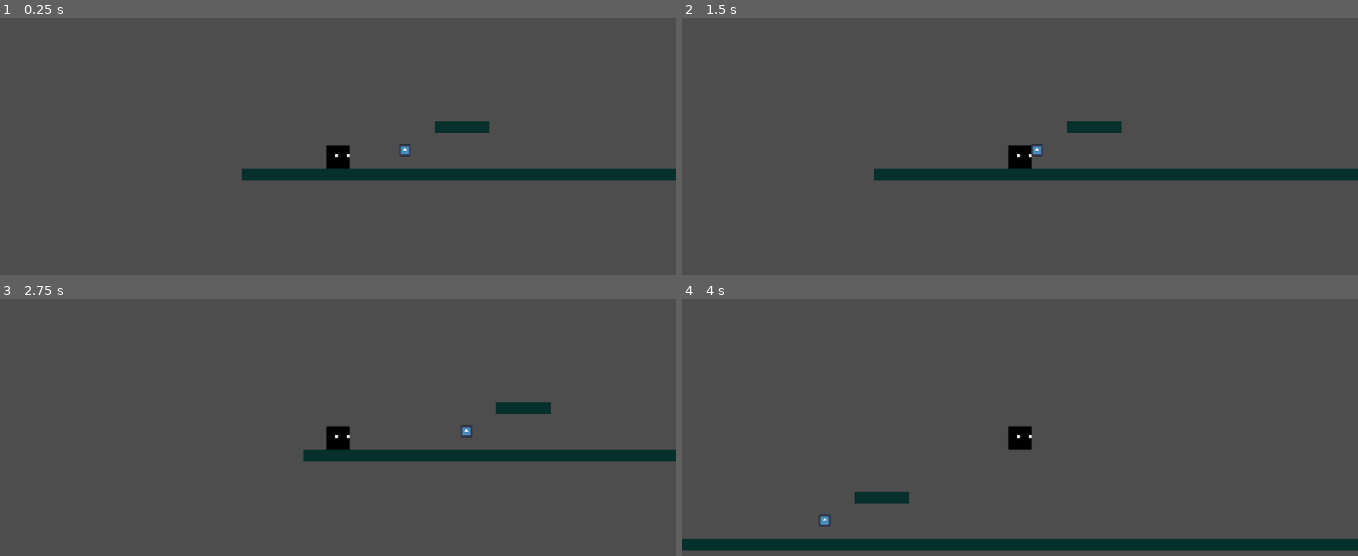
Above: before the commit, frames 1-4 (two rows, left to right).
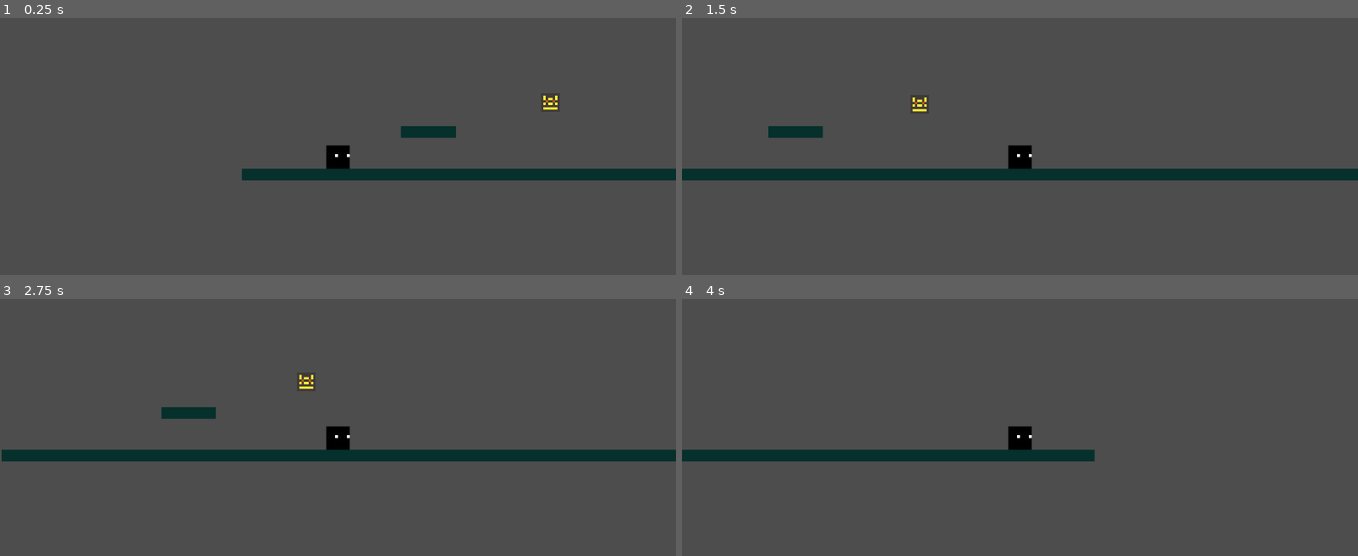
Above: after the commit, the same moments.

Repository: randemlyy/kinetic-shift
Game: Godot game, scene res://Scenes/TestLevel.tscn
Same seed, same stepped clock (60 frames per second), same inputs: the game is played once before the commit and once after it. The engine's default icon, where the game draws it, is replaced by a stand-in: a white triangle on a blue panel in a dark square.
Inputs (mouse positions are in pixels of both pictures, inside the frame that each line leads up to):
- Up to frame 1 (0.25 s): no input
- Up to frame 2 (1.5 s): tap Enter at 0.5 s; move the mouse to (1168, 138) at 0.52 s; hold D (move_right) from 0.53 s (still down); tap Shift (dash) at 0.6, 1.35 s; click (1168, 138) at 0.67 s; tap Space (jump) at 0.77 s; move the mouse to (884, 174) at 1.27 s
- Up to frame 3 (2.75 s): tap Space (jump) at 1.52 s; move the mouse to (405, 355) at 2.02 s; release D (move_right) at 2.03 s; hold A (move_left) from 2.03 s (still down); tap Alt at 2.1 s; tap Shift (dash) at 2.3 s
- Up to frame 4 (4 s): move the mouse to (986, 514) at 2.77 s; release A (move_left) at 2.78 s; hold D (move_right) from 2.78 s (still down); tap Shift (dash) at 2.85, 3.6 s; click (986, 514) at 2.92 s; tap Space (jump) at 3.02, 3.77 s; move the mouse to (1222, 494) at 3.52 s

The runs differ from the first frame. In frame 1, 0.7% of the frame differs, in the area x 59-83%, y 30-54%; in frame 2, 2.2%; in frame 3, 2.9%; in frame 4, 7.9%, in the area x 0-100%, y 58-99%.

Commit message:
Drone added

Diff:
--- /dev/null
+++ b/kinetic-shift/Scenes/Drone.tscn
@@ -0,0 +1,26 @@
+[gd_scene format=3 uid="uid://cn5dick7igwas"]
+
+[ext_resource type="Script" uid="uid://cvfu460ypm1hj" path="res://Scripts/Drone.gd" id="1_drone"]
+[ext_resource type="Texture2D" uid="uid://cl26o5hxeska7" path="res://Assets/Sprites/TestEnemy.png" id="2_p6pso"]
+
+[sub_resource type="RectangleShape2D" id="RectangleShape2D_lfikv"]
+size = Vector2(16, 16)
+
+[sub_resource type="CircleShape2D" id="CircleShape2D_p6pso"]
+
+[node name="Drone" type="CharacterBody2D" unique_id=1400896138]
+scale = Vector2(2, 2)
+script = ExtResource("1_drone")
+
+[node name="CollisionShape2D" type="CollisionShape2D" parent="." unique_id=1430083641]
+shape = SubResource("RectangleShape2D_lfikv")
+
+[node name="Sprite2D" type="Sprite2D" parent="." unique_id=957559350]
+position = Vector2(-2.3841858e-07, -2.3841858e-07)
+scale = Vector2(2, 2)
+texture = ExtResource("2_p6pso")
+
+[node name="DetectionArea" type="Area2D" parent="." unique_id=1963765591]
+
+[node name="CollisionShape2D" type="CollisionShape2D" parent="DetectionArea" unique_id=1560249750]
+shape = SubResource("CircleShape2D_p6pso")
--- a/kinetic-shift/Scenes/Player.tscn
+++ b/kinetic-shift/Scenes/Player.tscn
@@ -41,6 +41,8 @@
 
 [node name="LaunchComponent" type="Node" parent="." unique_id=1855989546]
 script = ExtResource("4_nn08x")
+launch_speed = 950.0
+launch_duration = 0.06
 
 [node name="InputComponent" type="Node" parent="." unique_id=999841695]
 script = ExtResource("6_nn08x")
--- a/kinetic-shift/Scenes/TestLevel.tscn
+++ b/kinetic-shift/Scenes/TestLevel.tscn
@@ -2,7 +2,7 @@
 
 [ext_resource type="PackedScene" uid="uid://bc0crnlampe6q" path="res://Scenes/Platform.tscn" id="1_5ms4e"]
 [ext_resource type="PackedScene" uid="uid://c4x33uyjhsfud" path="res://Scenes/Player.tscn" id="2_shgkq"]
-[ext_resource type="PackedScene" uid="uid://dagwlnp7vfxpo" path="res://Scenes/TestEnemy.tscn" id="3_shgkq"]
+[ext_resource type="PackedScene" uid="uid://cn5dick7igwas" path="res://Scenes/Drone.tscn" id="3_drone"]
 
 [node name="Node2D" type="Node2D" unique_id=1774890080]
 
@@ -14,8 +14,9 @@
 position = Vector2(48, 378)
 
 [node name="Platform2" parent="." unique_id=123808926 instance=ExtResource("1_5ms4e")]
-position = Vector2(259.185, 354)
+position = Vector2(202.00002, 362)
 scale = Vector2(4.665, 1)
 
-[node name="TestEnemy" parent="." unique_id=348861785 instance=ExtResource("3_shgkq")]
-position = Vector2(162, 393)
+[node name="Drone" parent="." unique_id=1400896138 instance=ExtResource("3_drone")]
+position = Vector2(409, 311)
+detection_range = 160.0
--- a/kinetic-shift/Scripts/DashComponent.gd
+++ b/kinetic-shift/Scripts/DashComponent.gd
@@ -1,19 +1,16 @@
+class_name DashComponent
 extends Node
-
-signal enemy_hit(launch_dir: Vector2)
 
 @export_group("Dash")
 @export var dash_distance = 50.0
 @export var dash_duration = 0.09
-@export var hitbox: Area2D
 
+var hitbox: Area2D
 var active = false
-var facing := 1.0
 var dash_ready = true
 var direction = Vector2.RIGHT
 var time_left = 0.0
 var distance_left = 0.0
-var hit_targets: Array[Node2D] = []
 
 func refresh() -> void:
 	dash_ready = true
@@ -21,8 +18,7 @@
 func can_start() -> bool:
 	return dash_ready
 
-func start(player_facing: float, input_dir: Vector2) -> void:
-	facing = player_facing
+func start(facing: float, input_dir: Vector2) -> void:
 	direction = input_dir.normalized()
 
 	if direction == Vector2.ZERO:
@@ -32,40 +28,39 @@
 	active = true
 	time_left = dash_duration
 	distance_left = dash_distance
-	hit_targets.clear()
+	if hitbox != null:
+		hitbox.set_deferred("monitoring", true)
 
 func velocity_for_frame(delta: float) -> Vector2:
-	var step_time = minf(delta, time_left)
-	if step_time <= 0.0:
+	var frame_time = minf(delta, time_left)
+	if frame_time <= 0.0:
 		return Vector2.ZERO
 
-	return direction * (distance_left/step_time)
+	return direction * (distance_left/frame_time)
+
 
 func advance(delta: float) -> void:
-	var step_time := minf(delta, time_left)
+	var frame_time := minf(delta, time_left)
 
-	time_left -= step_time
-	distance_left = maxf(0.0, distance_left - (dash_distance * step_time / dash_duration))
+	time_left -= frame_time
+	distance_left = maxf(0.0, distance_left - (dash_distance * frame_time / dash_duration))
 
 	if time_left <= 0.0 or distance_left <= 0.0:
-		active = false
+		finish()
 
-func check_targets(input_c: InputComponent) -> void:
+func find_enemy() -> PhysicsBody2D:
 	if not active or hitbox == null:
-		return
+		return null
 
 	for body in hitbox.get_overlapping_bodies():
-		if body.is_in_group("Enemy") and not hit_targets.has(body):
-			hit_targets.append(body)
-			active = false
-			refresh()
-			enemy_hit.emit(_launch_direction(input_c.move_dir))
-			print("Enemy hit!")
-			return
+		if body.is_in_group("Enemy") and body is PhysicsBody2D:
+			return body as PhysicsBody2D
+	return null
 
-func _launch_direction(input_dir: Vector2) -> Vector2:
-	var held_direction = input_dir
-	if held_direction != Vector2.ZERO:
-		return held_direction
+func finish() -> void:
+	active = false
+	if hitbox != null:
+		hitbox.set_deferred("monitoring", false)
 
-	return direction
+func launch_direction(input_dir: Vector2) -> Vector2:
+	return input_dir.normalized() if input_dir != Vector2.ZERO else direction
--- /dev/null
+++ b/kinetic-shift/Scripts/Drone.gd
@@ -0,0 +1,64 @@
+class_name Drone
+extends CharacterBody2D
+
+@export var detection_range = 10.0
+@export var chase_speed = 40.0
+@export var idle_radius = Vector2(8.0, 4.0)
+@export var idle_frequency = 2.0
+@export var idle_drift = 3.0
+
+@onready var detection_area: Area2D = $DetectionArea
+
+var home_position = Vector2.ZERO
+var player: Node2D = null
+var elapsed = 0.0
+var dead = false
+
+# Called when the node enters the scene tree for the first time.
+func _ready() -> void:
+	add_to_group("Enemy")
+	home_position = global_position
+
+	var col_shape = $DetectionArea/CollisionShape2D as CollisionShape2D
+	var circle = CircleShape2D.new()
+	circle.radius = detection_range
+	col_shape.shape = circle
+
+	detection_area.body_entered.connect(_on_body_entered)
+	detection_area.body_exited.connect(_on_body_exited)
+
+func _physics_process(delta: float) -> void:
+	if dead:
+		return
+
+	elapsed += delta
+
+	if is_instance_valid(player):
+		velocity = global_position.direction_to(player.global_position) * chase_speed
+
+	else:
+		player = null
+		var phase = elapsed * idle_frequency
+		var offset = Vector2(sin(phase) * idle_radius.x, sin(phase * 0.8) * idle_radius.y)
+		velocity = (home_position + offset - global_position) * idle_drift
+
+	move_and_slide()
+
+func die() -> void:
+	if dead:
+		return
+
+	dead = true
+	collision_layer = 0
+	detection_area.set_deferred("monitoring", false)
+	for shape in find_children("*", "CollisionShape2D", true, false):
+		(shape as CollisionShape2D).set_deferred("disabled", true)
+	queue_free()
+
+func _on_body_entered(body: Node2D) -> void:
+	if body.is_in_group("Player"):
+		player = body
+
+func _on_body_exited(body: Node2D) -> void:
+	if body == player:
+		player = null
--- a/kinetic-shift/Scripts/LaunchComponent.gd
+++ b/kinetic-shift/Scripts/LaunchComponent.gd
@@ -1,3 +1,4 @@
+class_name LaunchComponent
 extends Node
 
 @export_group("Launch")
--- a/kinetic-shift/Scripts/MovementComponent.gd
+++ b/kinetic-shift/Scripts/MovementComponent.gd
@@ -1,3 +1,4 @@
+class_name MovementComponent
 extends Node
 
 @export_group("Movement")
@@ -19,6 +20,7 @@
 	else:
 		coyote_left = maxf(0.0, coyote_left - delta)
 		body.velocity.y += gravity * delta
+
 	if input_c.jump_pressed:
 		jump_buffer_left = jump_buffer_time
 	else:
@@ -29,10 +31,10 @@
 		jump_buffer_left = 0.0
 		coyote_left = 0.0
 
-	var dir = input_c.move_x
+	if input_c.move_x != 0.0:
+		facing = input_c.move_x
 
-	if dir != 0.0:
-		facing = dir
-		body.velocity.x = move_toward(body.velocity.x, dir * speed, acceleration * delta)
+		body.velocity.x = move_toward(body.velocity.x, facing * speed, acceleration * delta)
+
 	else:
 		body.velocity.x = move_toward(body.velocity.x, 0.0, deceleration * delta)
--- a/kinetic-shift/Scripts/Player.gd
+++ b/kinetic-shift/Scripts/Player.gd
@@ -1,16 +1,17 @@
 extends CharacterBody2D
 
-@onready var input_c = $InputComponent
-@onready var dash_c = $DashComponent
-@onready var launch_c = $LaunchComponent
-@onready var movement_c = $MovementComponent
+@onready var input_c: InputComponent = $InputComponent
+@onready var dash_c: DashComponent = $DashComponent
+@onready var launch_c: LaunchComponent = $LaunchComponent
+@onready var movement_c: MovementComponent = $MovementComponent
 
 func _ready() -> void:
 	dash_c.hitbox = $DashHitbox
-	dash_c.enemy_hit.connect(_on_enemy_hit)
+	dash_c.hitbox.monitoring = false
 
 func _physics_process(delta: float) -> void:
 	input_c.update_input()
+
 	if is_on_floor():
 		dash_c.refresh()
 
@@ -31,9 +32,24 @@
 	move_and_slide()
 
 	if dash_c.active:
-		dash_c.check_targets(input_c)
-		if dash_c.active:
+
+		var enemy := dash_c.find_enemy()
+
+		if enemy != null:
+			if enemy.has_method("die"):
+				enemy.call("die")
+
+			else:
+				_disable_enemy_hitbox(enemy)
+
+			dash_c.finish()
+			launch_c.start(dash_c.launch_direction(input_c.move_dir))
+			dash_c.refresh()
+			print("Dash hit: ", enemy.name)
+
+		elif dash_c.active:
 			dash_c.advance(delta)
 
-func _on_enemy_hit(launch_dir: Vector2) -> void:
-	launch_c.start(launch_dir)
+func _disable_enemy_hitbox(enemy: PhysicsBody2D) -> void:
+	for shape in enemy.find_children("*", "CollisionShape2D", true, false):
+		(shape as CollisionShape2D).set_deferred("disabled", true)
Not shown, added: kinetic-shift/Scripts/Drone.gd.uid
